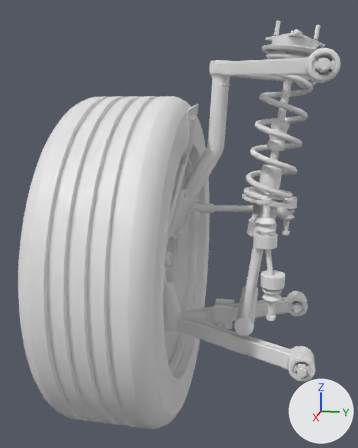
A saved change to the glTF model web/public/assets/corner-fr.glb.
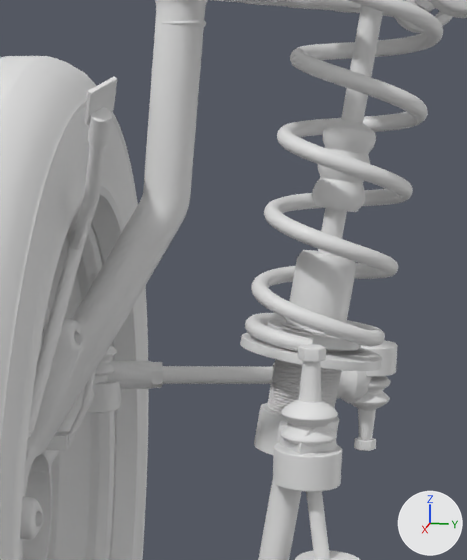
Old and new are each drawn whole from a 50 mm lens placed at (2.77, -0.47, 0.797), pointed at (1.585, -0.706, 0.501) and again close up on the part from 44% to 90% of the width and 17% to 61% of the height. Every picture has the same lights, and +X, +Y and +Z are marked at lower right. The first two pictures are the older version. Where no turn or scale is listed for an object, it has been applied to the vertices. Vertices at exactly the same position are counted once.

Script lines for the objects in view, before the commit:
```python
me_mesh_1 = bpy.data.meshes.new('Mesh_1')
me_mesh_1.from_pydata(...)  # 440 vertices, 856 faces; spans x 0.341..0.469, y -0.241..-0.14, z 0.258..0.552
# faces by material slot: [116, 696, 44]
me_mesh_1.materials.append(mat_rubber)  # white #e7e7e7
me_mesh_1.materials.append(mat_steel_zinc)  # white #e7e7e7
me_mesh_1.materials.append(mat_steel_dark)  # white #e7e7e7
me_mesh_16 = bpy.data.meshes.new('Mesh_16')
me_mesh_16.from_pydata(...)  # 10079 vertices, 20150 faces; spans x 0.173..0.637, y -0.327..-0.055, z 0.351..0.459
# faces by material slot: [12458, 5440, 2252]
me_mesh_16.materials.append(mat_aluminium_forged)  # white #e7e7e7
me_mesh_16.materials.append(mat_rubber)  # white #e7e7e7
me_mesh_16.materials.append(mat_steel_zinc)  # white #e7e7e7
me_mesh_17 = bpy.data.meshes.new('Mesh_17')
me_mesh_17.from_pydata(...)  # 20751 vertices, 41458 faces; spans x 0.108..0.702, y -0.313..-0.069, z 0.108..0.702
# faces by material slot: [31573, 1264, 60, 8561]
me_mesh_17.materials.append(mat_alloy_painted)  # white #e7e7e7
me_mesh_17.materials.append(mat_gloss_black)  # white #e7e7e7
me_mesh_17.materials.append(mat_steel_chrome)  # white #e7e7e7
me_mesh_17.materials.append(mat_alloy_machined)  # white #e7e7e7
ob_mesh_1 = bpy.data.objects.new('Mesh_1', me_mesh_1)
ob_mesh_1.location = (1.313, -0.4927, 0.2422)
ob_mesh_16 = bpy.data.objects.new('Mesh_16', me_mesh_16)
ob_mesh_16.location = (1.2047, -0.3162, 0.4335)
ob_mesh_17 = bpy.data.objects.new('Mesh_17', me_mesh_17)
ob_mesh_17.location = (1.175, -0.6242, 0.0)
# also in view: 'Mesh_7' at (1.71, -0.48, 0.46); 'Mesh_20' at (1.543, -0.722, 0.541); 'Mesh_6' at (1.583, -0.494, 0.603); 'Mesh_15' at (1.58, -0.815, 0.405); 'Mesh_12' at (1.56, -0.472, 0.739)
```
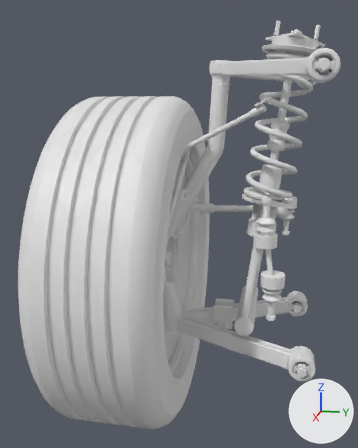
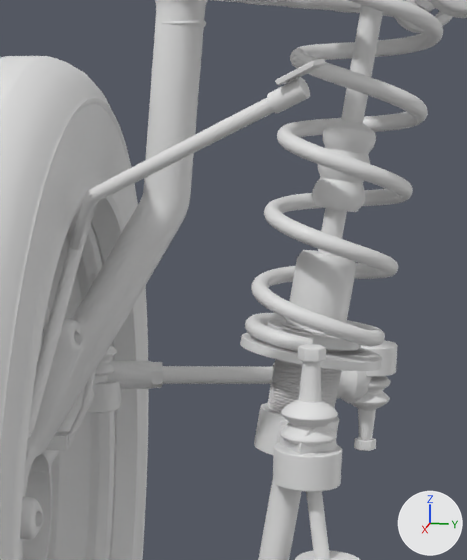
Where the newer file only moved an object's origin or applied its transform, the numbers keep the older frame.

Boxes (x1, y1, x2, y2) around the edits, measured in the close-ups (467 x 560 px; the box of a moved part takes in the faces that stretch with it):
'Mesh_1', reshaped
    before: (28, 77, 117, 438)
    after: (28, 59, 326, 438)
part 1 of me_mesh_1, added
    after: (267, 77, 310, 114)
part 2 of me_mesh_1, added
    after: (275, 59, 326, 85)
part 3 of me_mesh_1, deleted
    before: (88, 107, 112, 148)
part 4 of me_mesh_1, deleted
    before: (85, 77, 117, 125)
part 5 of me_mesh_1, moved or reshaped
    before: (69, 145, 106, 251)
    after: (69, 98, 274, 251)

Edits to the bpy script that builds the scene:
```text
Change me_mesh_1:
    used by ob_mesh_1; location = (1.313, -0.4927, 0.2422)
    remove me_mesh_1.from_pydata(...)  # 440 vertices, 856 faces; spans x 0.341..0.469, y -0.241..-0.14, z 0.258..0.552
    add me_mesh_1.from_pydata(...)  # 440 vertices, 856 faces; spans x 0.341..0.469, y -0.241..0.005, z 0.258..0.564
    me_mesh_1 part 1: a new loose piece of 96 vertices spanning x 0.424..0.445, y -0.035..-0.005, z 0.526..0.551, in mat_steel_zinc (white #e7e7e7)
    me_mesh_1 part 2: a new loose piece of 24 vertices spanning x 0.42..0.454, y -0.029..0.005, z 0.546..0.564, in mat_steel_dark (white #e7e7e7)
    me_mesh_1 part 3: the loose piece of 96 vertices spanning x 0.417..0.445, y -0.164..-0.144, z 0.502..0.531 is deleted
    me_mesh_1 part 4: the loose piece of 24 vertices spanning x 0.419..0.455, y -0.164..-0.14, z 0.518..0.552 is deleted
    me_mesh_1 part 5
    12 vertices are removed from x 0.433..0.441, y -0.158..-0.147, z 0.519..0.527
    34 faces are deleted
    3 vertices in x 0.383..0.386, y -0.164..-0.162, z 0.462..0.466 move by (-0.001, -0.001, -0.002)
    7 vertices move from x 0.384..0.391, y -0.173..-0.162, z 0.459..0.467 to x 0.384..0.392, y -0.172..-0.164, z 0.458..0.467
    12 vertices are added at x 0.431..0.443, y -0.015..-0.009, z 0.538..0.548
    34 new faces join them, mat_rubber (white #e7e7e7)
```
